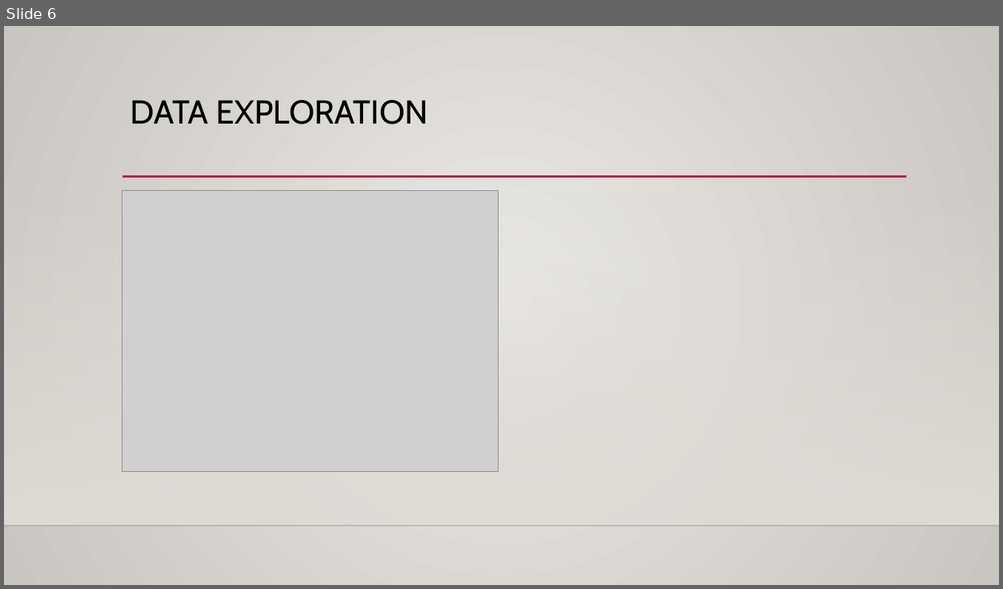
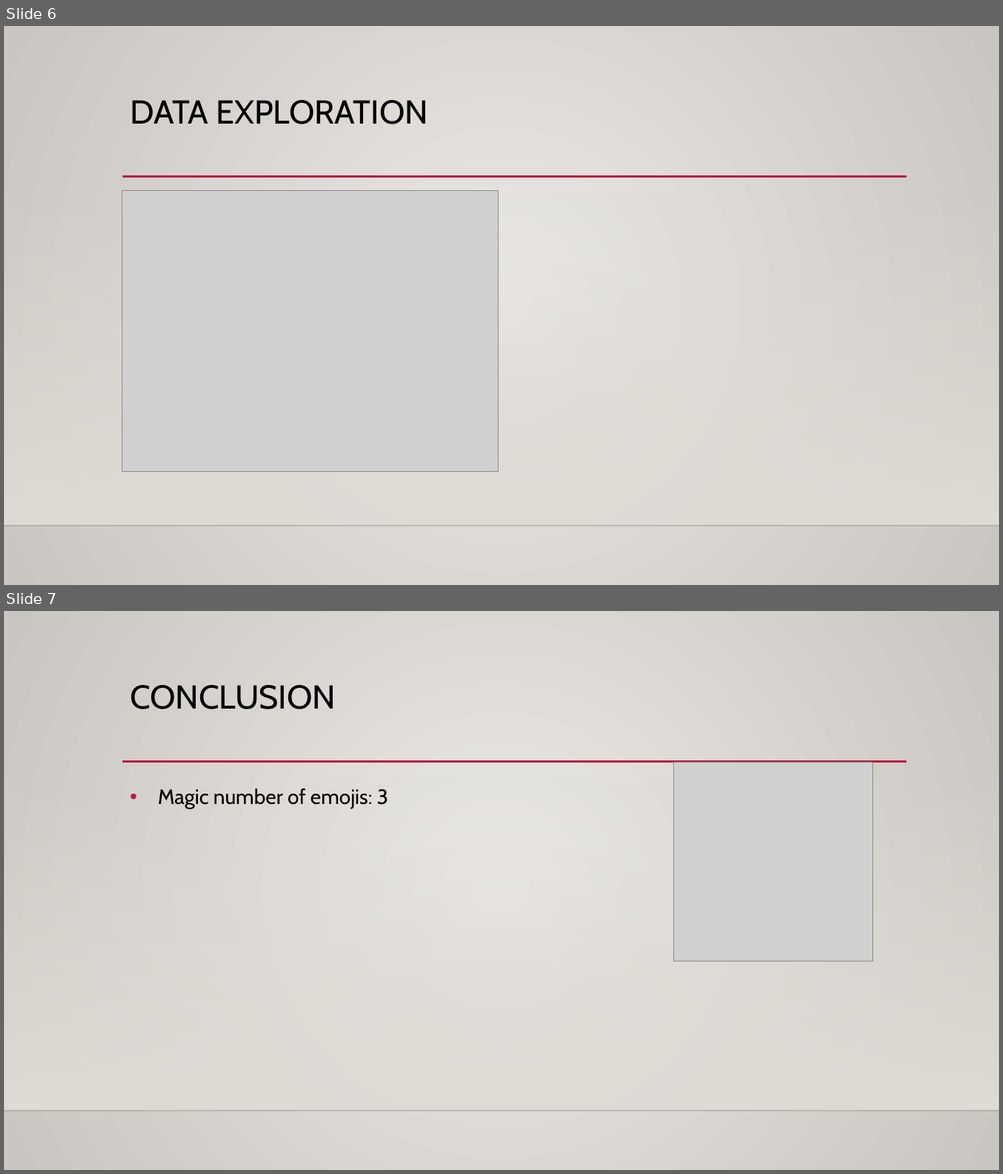
Before and after one commit to gr-b/DS3001-Case1, a slide deck: Case1.pptx. Shown one above the other, each under a label of ours: slide 6 before the commit, slides 6 and 7 after it. The pictures are 1003x589 and 1003x1174 pixels, drawn with LibreOffice and Linux fonts; fonts in the diff are those of the drawing; grey boxes stand for pictures; background and template pictures are left out. Boxes give left, top, right and bottom in pixels: in the first picture for what was removed or moved away, otherwise in the second. Text is boxed around its words. In the diff, an @@ line names an element or a change of style, - is before the commit and + after.

Commit message:
added pictures to powerpoint. Added some text to conclusion slide

```diff
--- a/Case1.pptx
+++ b/Case1.pptx
@@ slide 7 added at <box>4,611,999,1170</box>, background gradient #EBE9E6 to #C9C5C0; not listed: 3 template elements that a slide beside it also shows @@
@@ title added at <box>130,685,336,709</box>, 32 pt, text #000000 @@
+CONCLUSION
@@ picture added at <box>673,763,873,962</box> @@
@@ text added at <box>158,789,388,809</box>, 20 pt, text #000000 @@
+• Magic number of emojis: 3
```
Also in this commit, not shown: 2 slides changed, 1 slide removed.
